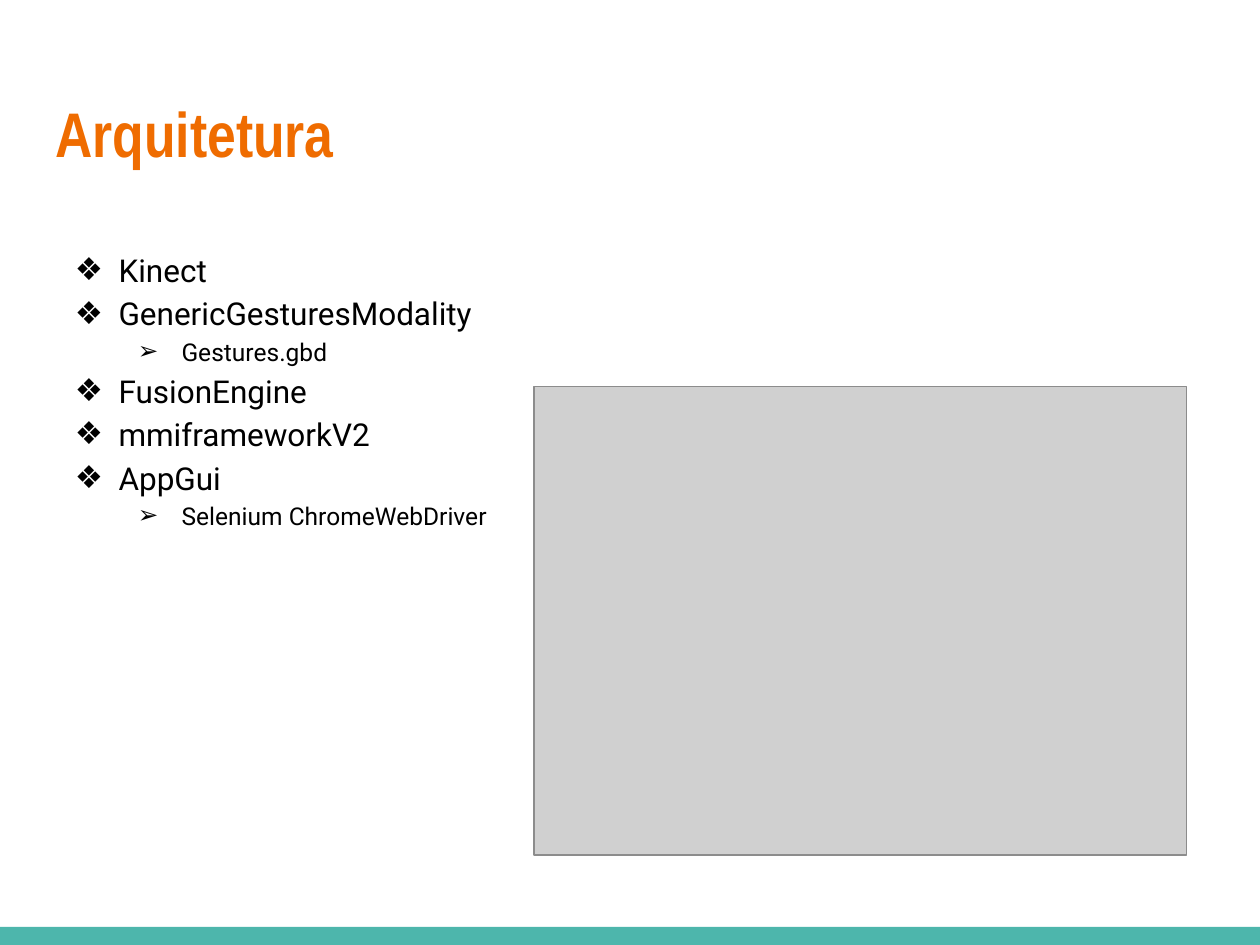
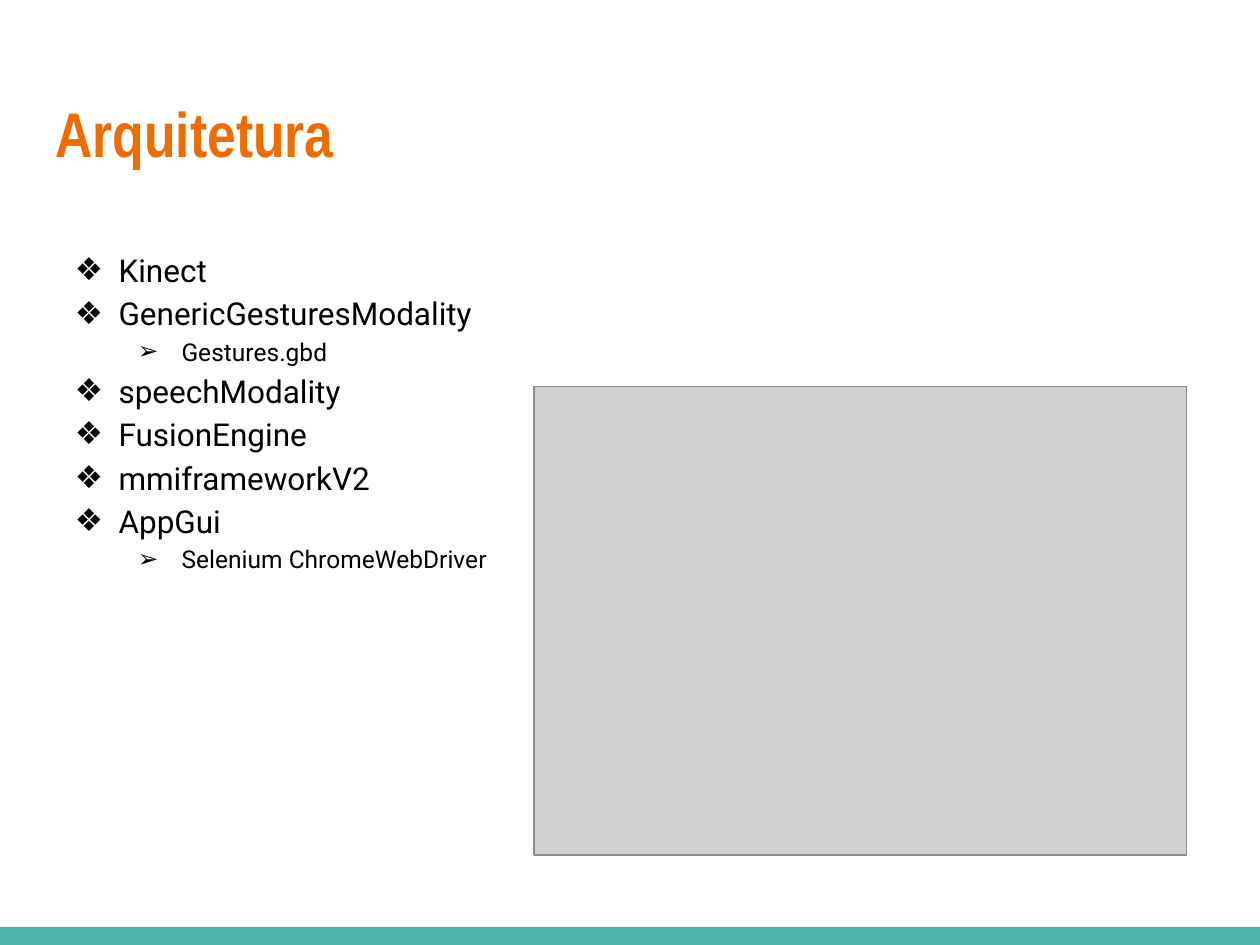
Before and after one commit to ALAMoreira/IMassignment4, a slide deck: slide 11 of Documentos/IM - Assignment 4-Apresentacao.pptx. Drawn at 1260x945 pixels with LibreOffice and Linux fonts; fonts in the diff are those of the drawing; grey boxes stand for pictures. Boxes give left, top, right and bottom in pixels: in the first picture for what was removed or moved away, otherwise in the second. Text is boxed around its words. In the diff, an @@ line names an element or a change of style, - is before the commit and + after.

Commit message:
Apresentação e limpeza de código

```diff
--- a/Documentos/IM - Assignment 4-Apresentacao.pptx
+++ b/Documentos/IM - Assignment 4-Apresentacao.pptx
@@ text at <box>119,379,341,410</box>: paragraph added @@
+❖ speechModality
```
Also in this commit, not shown: 6 other files.
